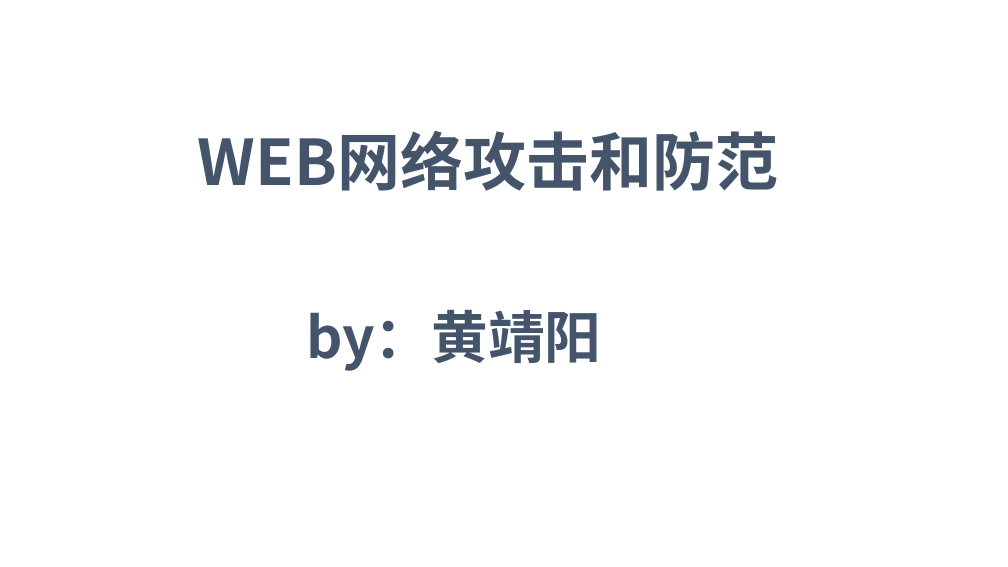
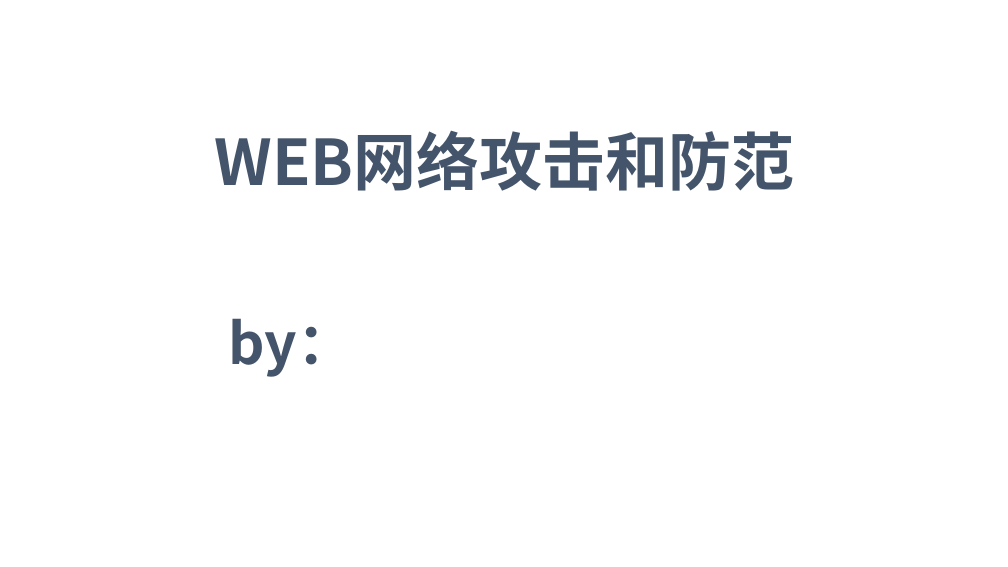
Before and after one commit to bigfairy-Jing/share-network-security, a slide deck: slide 1 of WebSecurity.ppt. Drawn at 1008x567 pixels with LibreOffice and Linux fonts; fonts in the diff are those of the drawing; background and template pictures are left out. Boxes give left, top, right and bottom in pixels: in the first picture for what was removed or moved away, otherwise in the second. Text is boxed around its words. In the diff, an @@ line names an element or a change of style, - is before the commit and + after.

```diff
--- a/WebSecurity.ppt
+++ b/WebSecurity.ppt
@@ text "WEB网络攻击和防范" at (214,130,794,191): alignment left to centre @@
@@ text at (229,318,354,377): text changed @@
-by：黄靖阳
+by：
```
Also in this commit, not shown: 1 slide added, 1 slide removed.
